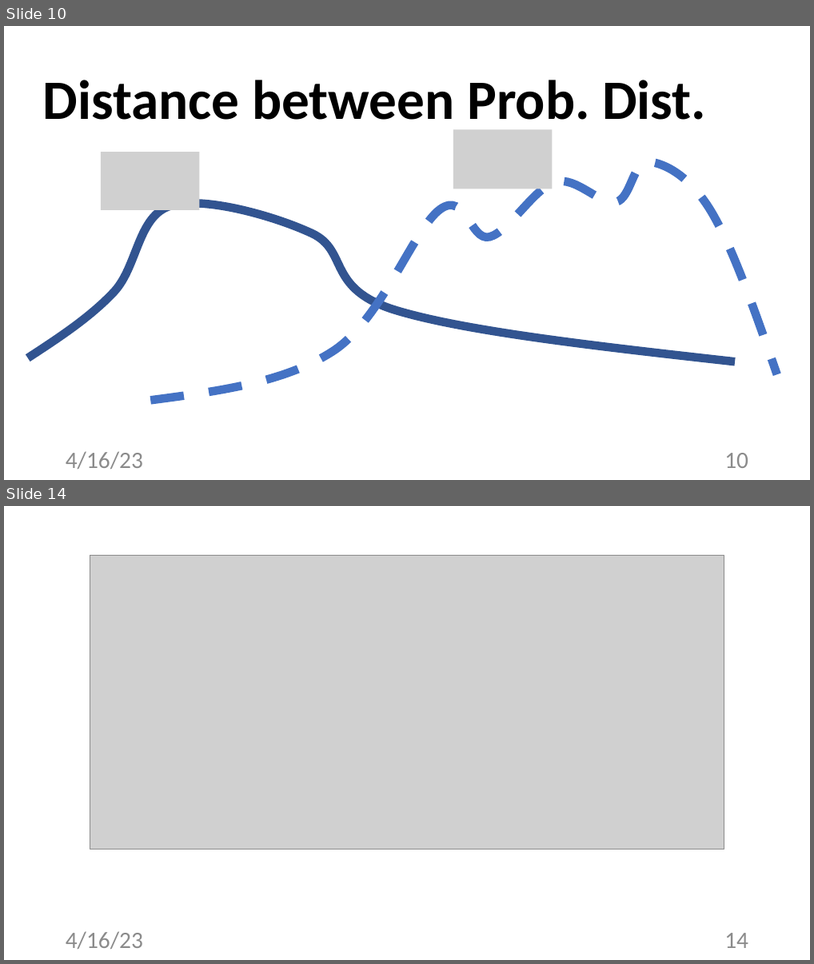
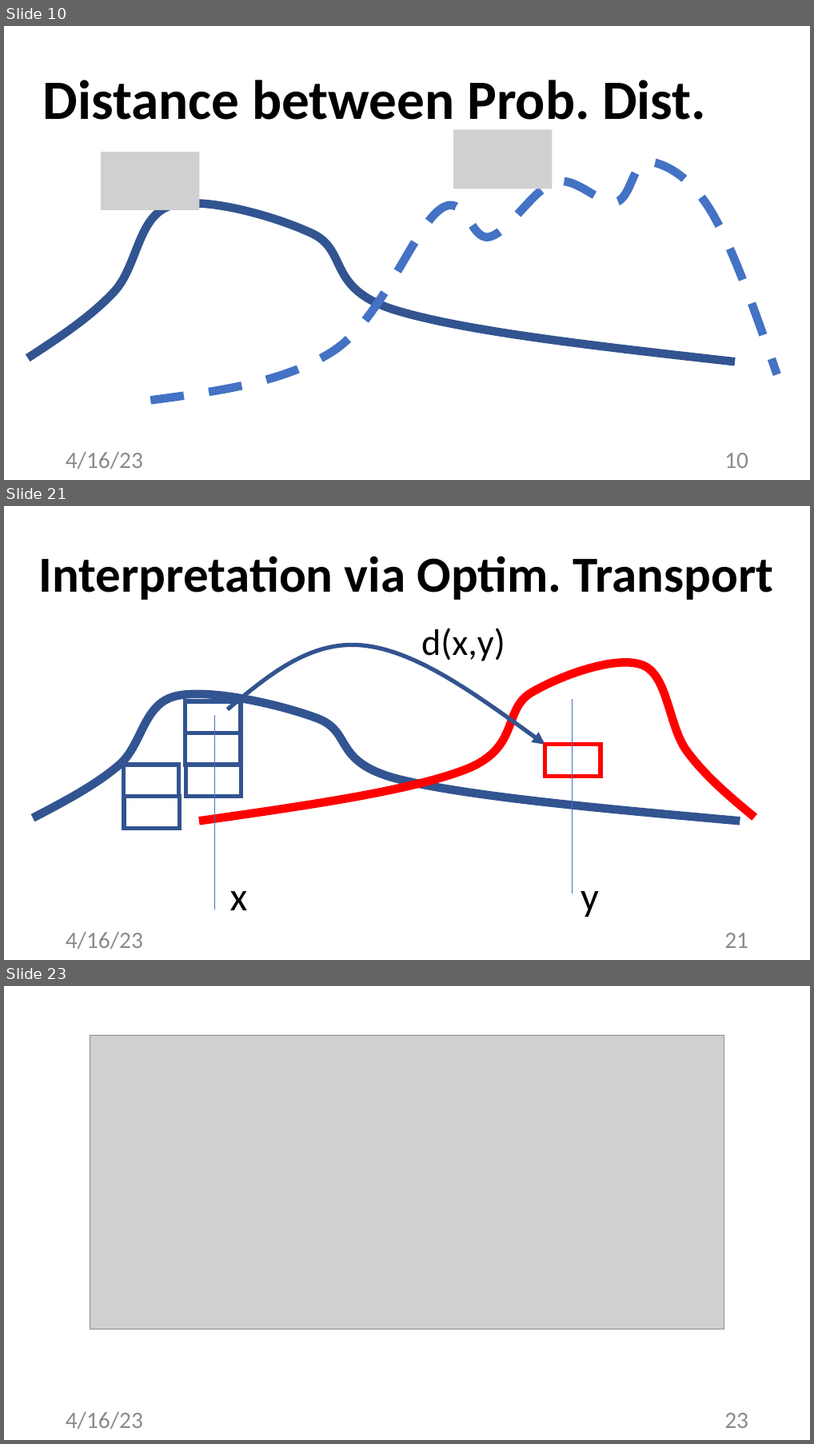
Before and after one commit to alexjungaalto/FederatedLearning, a slide deck: slides/CS-E4740_GraphLearning.pptx. Shown one above the other, each under a label of ours: slides 10 and 14 before the commit, slides 10, 21 and 23 after it; the slides between them are not shown. The pictures are 814x964 and 814x1444 pixels, drawn with LibreOffice and Linux fonts; fonts in the diff are those of the drawing; grey boxes stand for pictures. Boxes give left, top, right and bottom in pixels: in the first picture for what was removed or moved away, otherwise in the second. Text is boxed around its words. In the diff, an @@ line names an element or a change of style, - is before the commit and + after.

```diff
--- a/slides/CS-E4740_GraphLearning.pptx
+++ b/slides/CS-E4740_GraphLearning.pptx
@@ slide 21 added at [4, 506, 810, 960], background #FFFFFF @@
@@ title added at [39, 556, 774, 600], 60 pt, text #000000, bold @@
+Interpretation via Optim. Transport
@@ freeform shape added at [228, 644, 546, 744], outline #325491 5 pt @@
@@ text added at [422, 628, 506, 664], 44 pt, text #000000 @@
+d(x,y)
@@ freeform shape added at [199, 662, 755, 820], outline #FF0000 10 pt @@
@@ freeform shape added at [33, 694, 741, 821], outline #325491 10 pt @@
@@ rectangle added at [186, 701, 241, 733], fill #FFFFFF, outline #325491 5 pt @@
@@ line added from (214, 715) to (214, 909), #4472C4 0.5 pt @@
@@ line added from (573, 699) to (573, 893), #4472C4 0.5 pt @@
@@ rectangle added at [186, 733, 241, 764], fill #FFFFFF, outline #325491 5 pt @@
@@ rectangle added at [546, 744, 601, 776], fill #FFFFFF, outline #FF0000 5 pt @@
@@ rectangle added at [124, 764, 179, 796], fill #FFFFFF, outline #325491 5 pt @@
@@ rectangle added at [186, 764, 242, 796], fill #FFFFFF, outline #325491 5 pt @@
@@ rectangle added at [124, 796, 179, 828], fill #FFFFFF, outline #325491 5 pt @@
@@ text added at [230, 891, 248, 910], 48 pt, text #000000 @@
+x
@@ text added at [581, 891, 599, 916], 48 pt, text #000000 @@
+y
@@ text added at [66, 931, 143, 948], 28 pt, text #8C8C8C @@
+4/16/23
@@ page number added at [725, 932, 749, 948], 28 pt, text #8C8C8C @@
+21
@@ what was slide 14 is now slide 23 @@
@@ page number at [725, 1412, 749, 1428]: text changed @@
-14
+23
```
Also in this commit, not shown: 4 slides changed, 8 other slides added, 1 slide removed, 3 other files.
